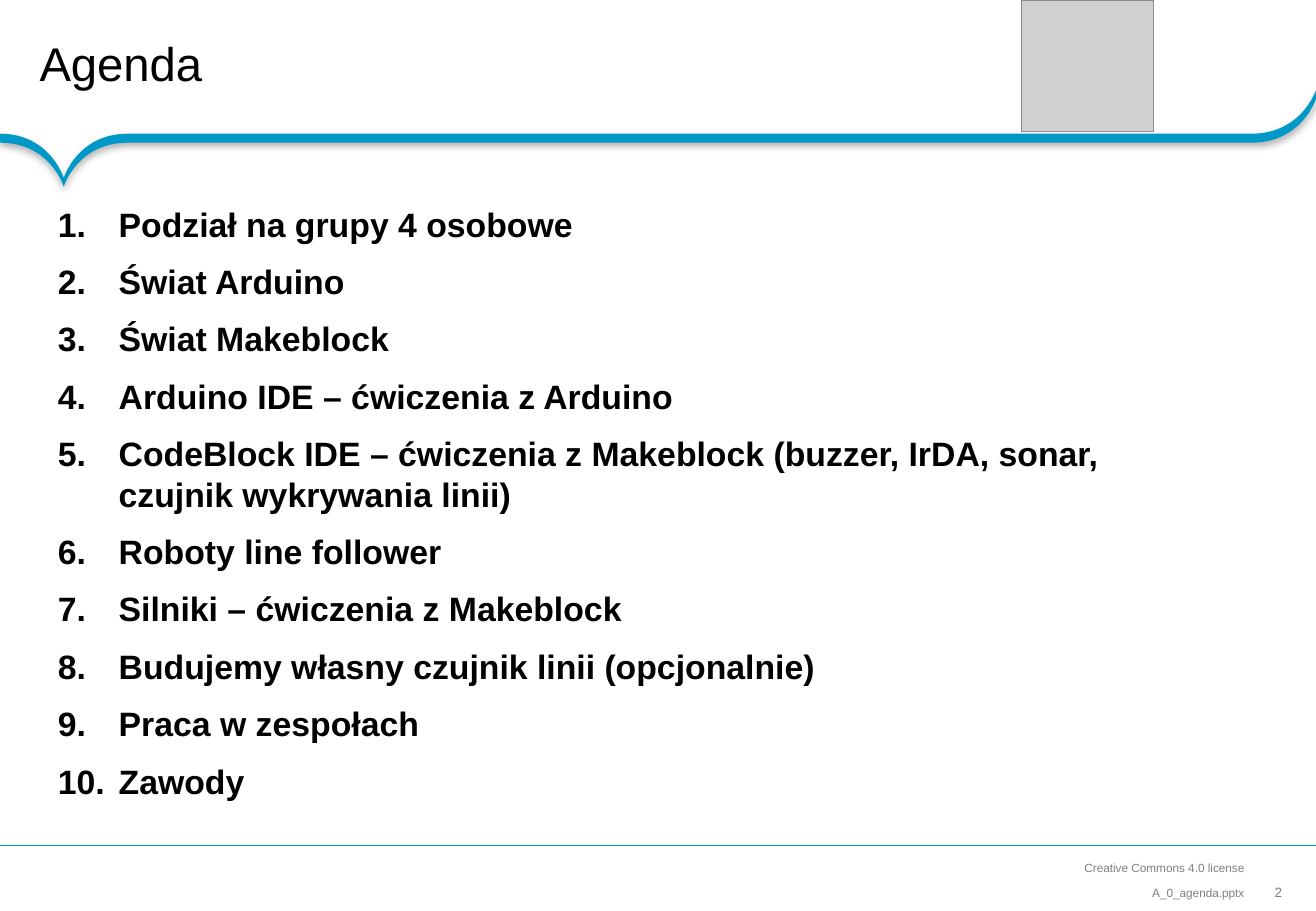
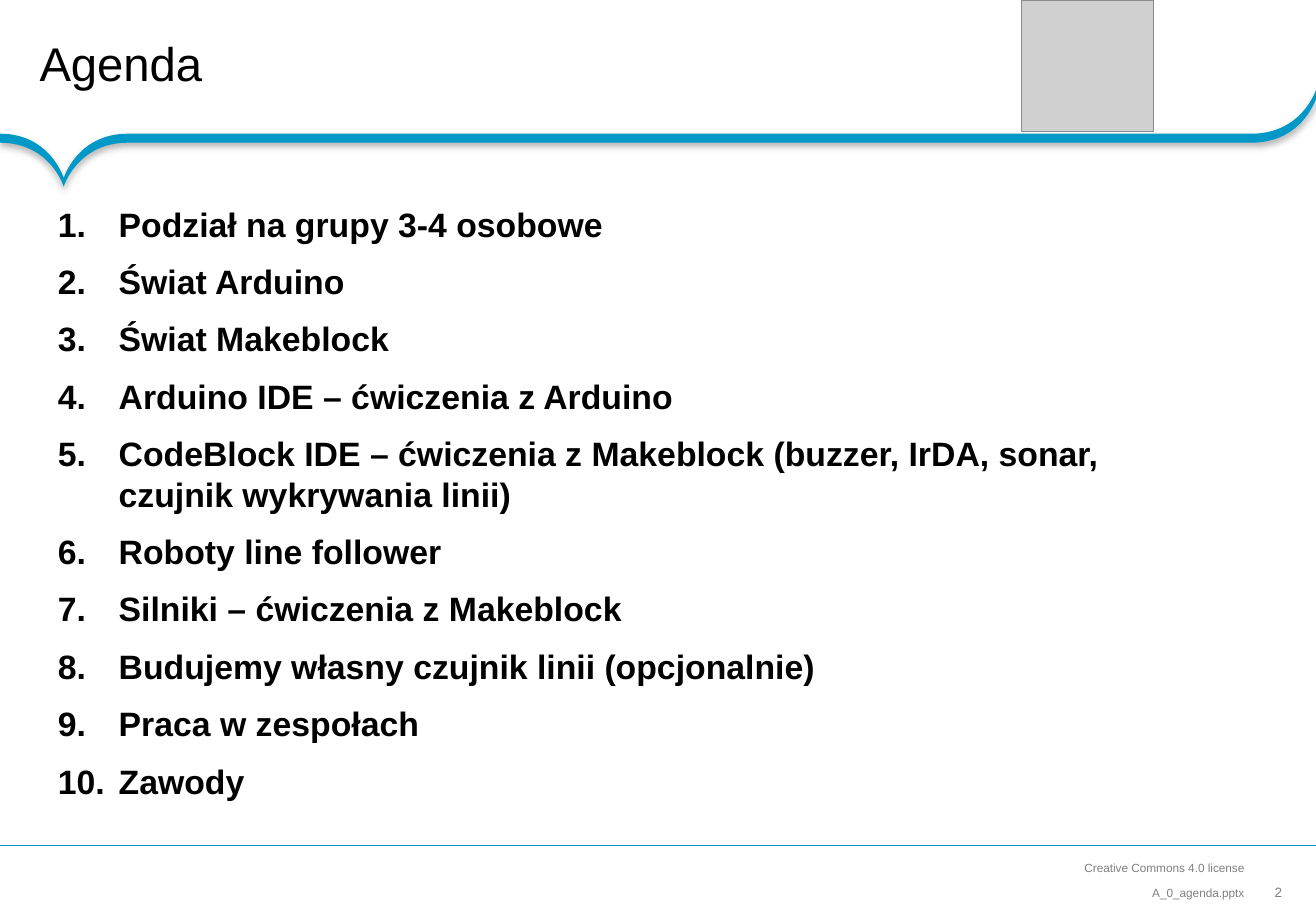
Before and after one commit to RoboCap/arduino, a slide deck: slide 2 of wks/A_0_agenda.pptx. Drawn at 1316x911 pixels with LibreOffice and Linux fonts; fonts in the diff are those of the drawing; grey boxes stand for pictures; background and template pictures are left out. Boxes give left, top, right and bottom in pixels: in the first picture for what was removed or moved away, otherwise in the second. Text is boxed around its words. In the diff, an @@ line names an element or a change of style, - is before the commit and + after.

Commit message:
folie

```diff
--- a/wks/A_0_agenda.pptx
+++ b/wks/A_0_agenda.pptx
@@ text at [119,212,602,243]: text changed @@
-1. Podział na grupy 4 osobowe
+1. Podział na grupy 3-4 osobowe
```
Also in this commit, not shown: 1 other file.
